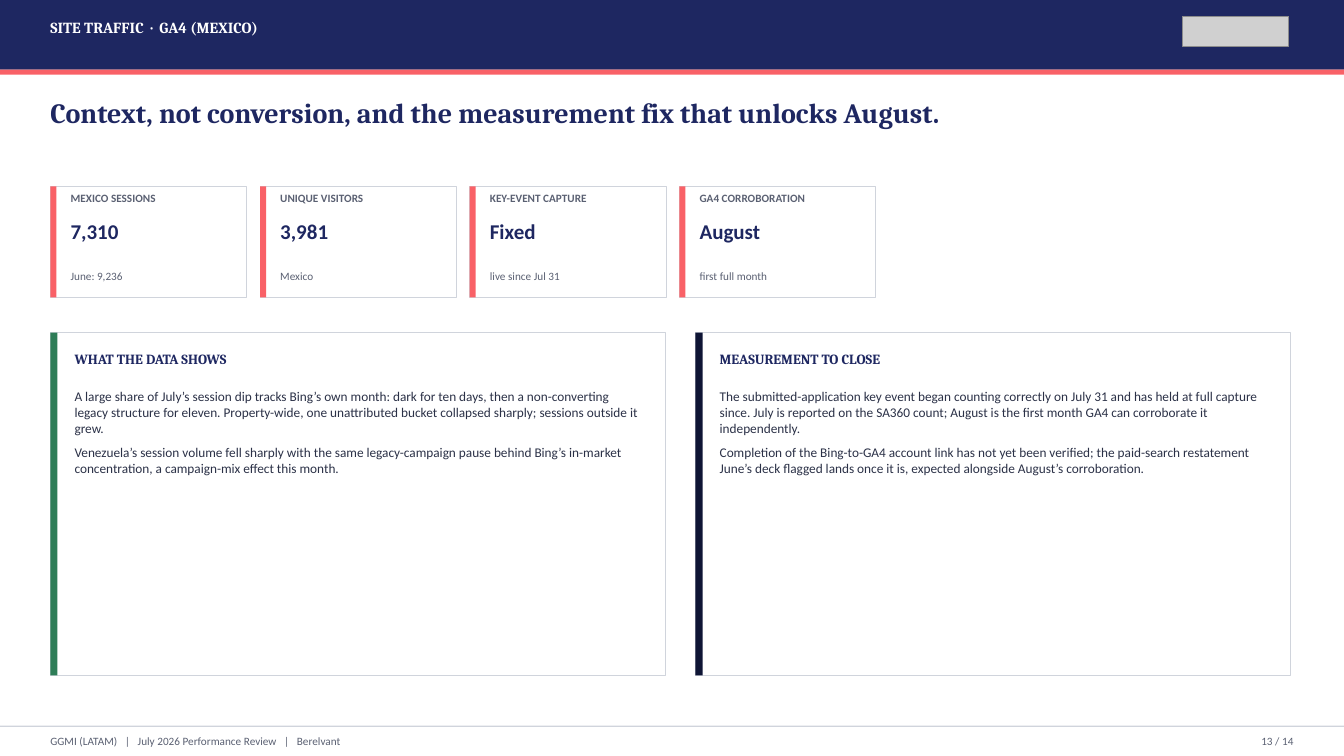
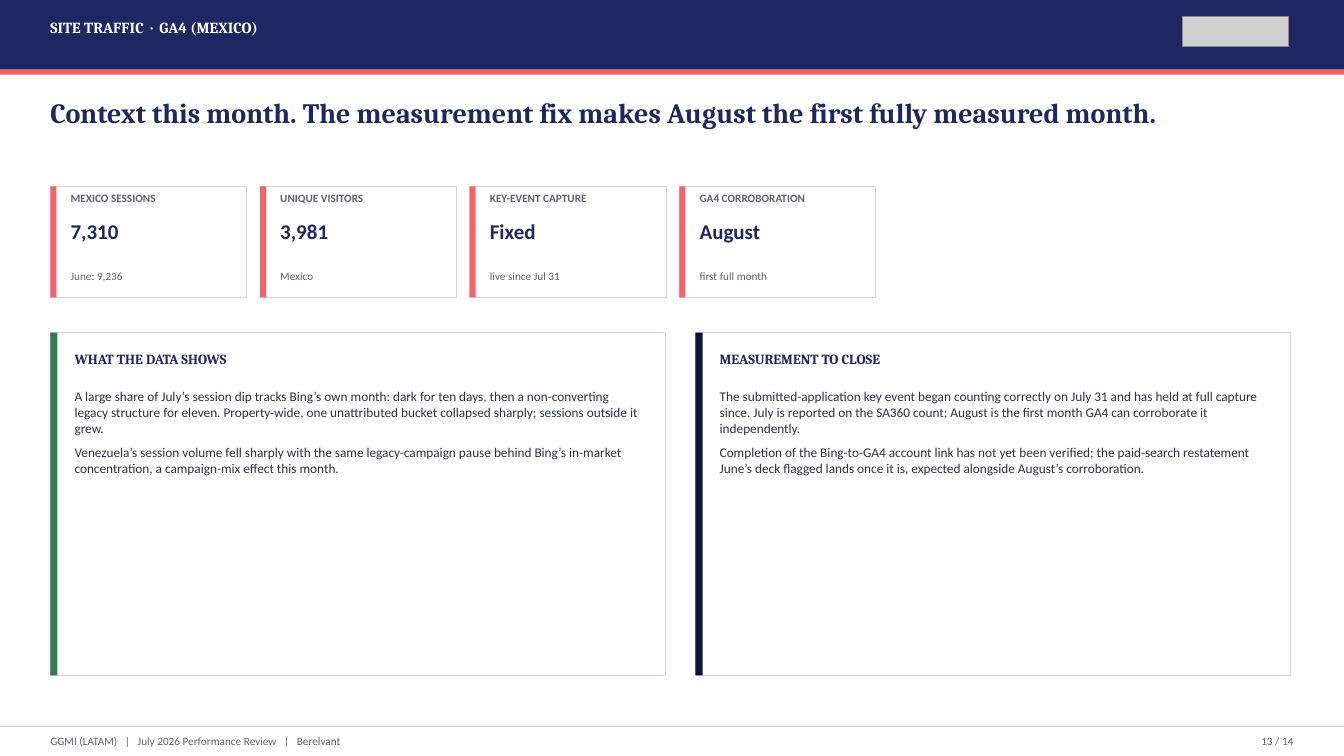
Before and after one commit to hablapro/brlvnt-reporting-hub, a slide deck: slide 13 of reports/forex/ggmi/2026-07/output/GGMI_LATAM_July_2026_Performance_Review.pptx. Drawn at 1344x756 pixels with LibreOffice and Linux fonts; fonts in the diff are those of the drawing; grey boxes stand for pictures. Boxes give left, top, right and bottom in pixels: in the first picture for what was removed or moved away, otherwise in the second. Text is boxed around its words. In the diff, an @@ line names an element or a change of style, - is before the commit and + after.

```diff
--- a/reports/forex/ggmi/2026-07/output/GGMI_LATAM_July_2026_Performance_Review.pptx
+++ b/reports/forex/ggmi/2026-07/output/GGMI_LATAM_July_2026_Performance_Review.pptx
@@ text at (50, 103, 1156, 129): text changed @@
-Context, not conversion, and the measurement fix that unlocks August.
+Context this month. The measurement fix makes August the first fully measured month.
```
Also in this commit, not shown: 4 other slides changed, 3 other files.
